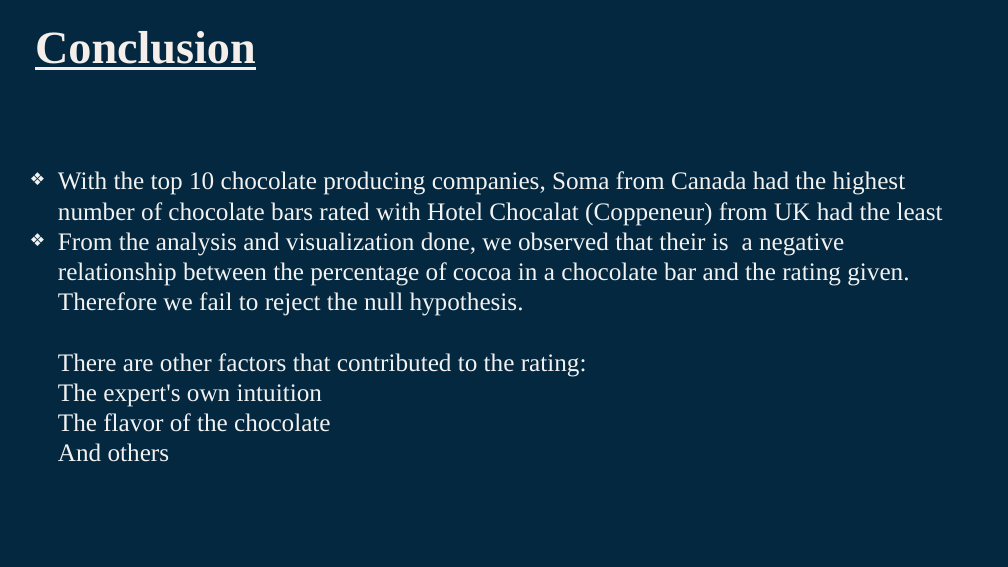
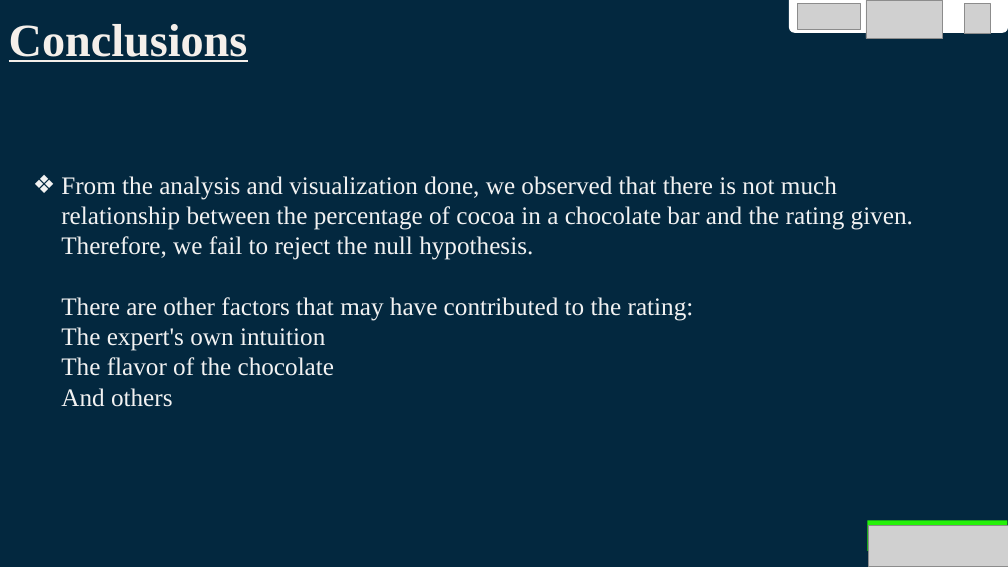
Before and after one commit to Daksam/Group-1-EDA-project, a slide deck: slide 17 of Group 1 EDA Project DIGICAP.pptx (slide 16 before the commit). Drawn at 1008x567 pixels with LibreOffice and Linux fonts; fonts in the diff are those of the drawing; grey boxes stand for pictures. Boxes give left, top, right and bottom in pixels: in the first picture for what was removed or moved away, otherwise in the second. Text is boxed around its words. In the diff, an @@ line names an element or a change of style, - is before the commit and + after.

```diff
--- a/Group 1 EDA Project DIGICAP.pptx
+++ b/Group 1 EDA Project DIGICAP.pptx
@@ title added at (9,24,248,62), 44 pt, text #F4EFEA, bold, underline @@
+Conclusions
@@ round same rect added at (789,0,1008,33), fill #FFFFFF @@
@@ picture added at (798,4,861,29) @@
@@ picture added at (866,0,943,39) @@
@@ picture added at (964,4,990,34) @@
@@ title removed at (35,31,256,70) @@
-Conclusion
@@ subtitle at (61,176,913,407): text changed @@
-❖ With the top 10 chocolate producing companies, Soma from Canada had the highest number of chocolate bars rated with Hotel Chocalat (Coppeneur) from UK had the least
-❖ From the analysis and visualization done, we observed that their is a negative relationship between the percentage of cocoa in a chocolate bar and the rating given. Therefore we fail to reject the null hypothesis.
-  There are other factors that contributed to the rating:
-  The expert's own intuition
-  The flavor of the chocolate
-  And others
+❖ From the analysis and visualization done, we observed that there is not much relationship between the percentage of cocoa in a chocolate bar and the rating given. Therefore, we fail to reject the null hypothesis.
+  There are other factors that may have contributed to the rating:
+  The expert's own intuition
+  The flavor of the chocolate
+  And others
@@ rectangle added at (868,520,1008,551), fill #25F109 @@
@@ picture added at (869,526,1008,567) @@
```
Also in this commit, not shown: 9 other slides changed, 1 slide added.
